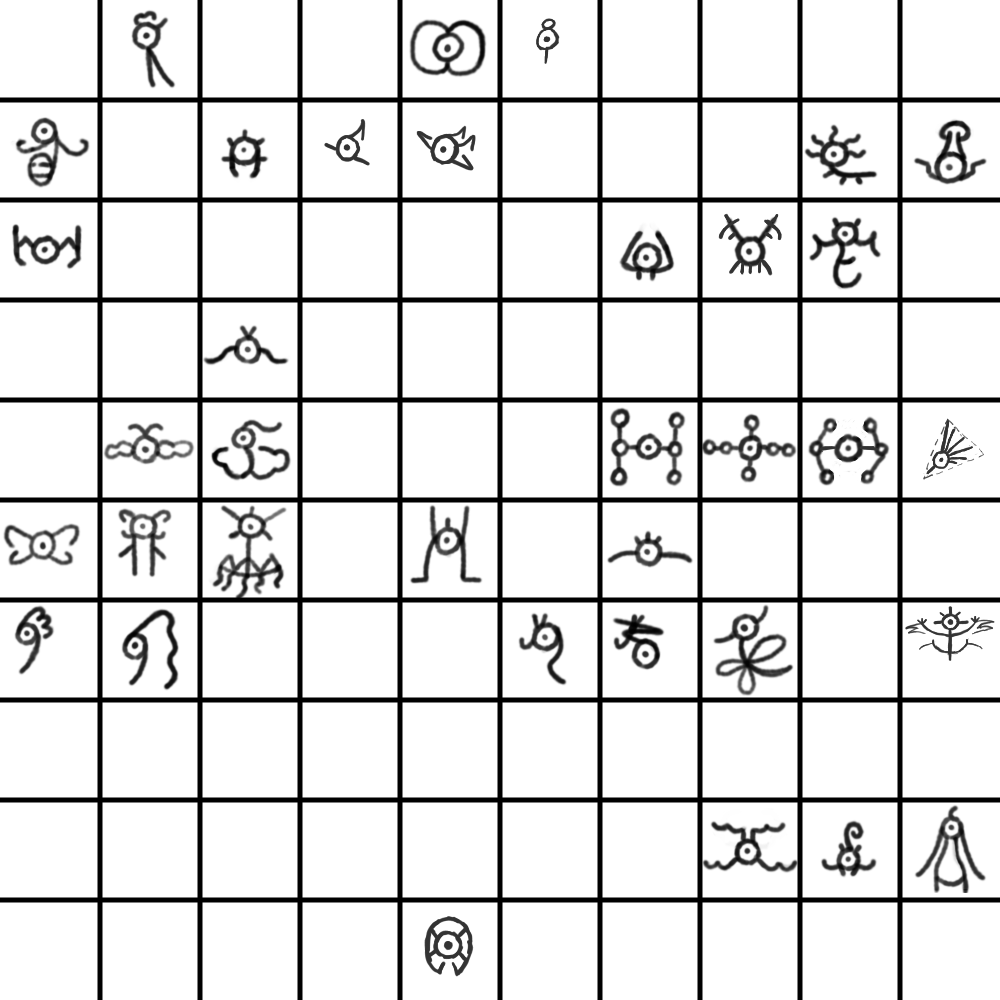
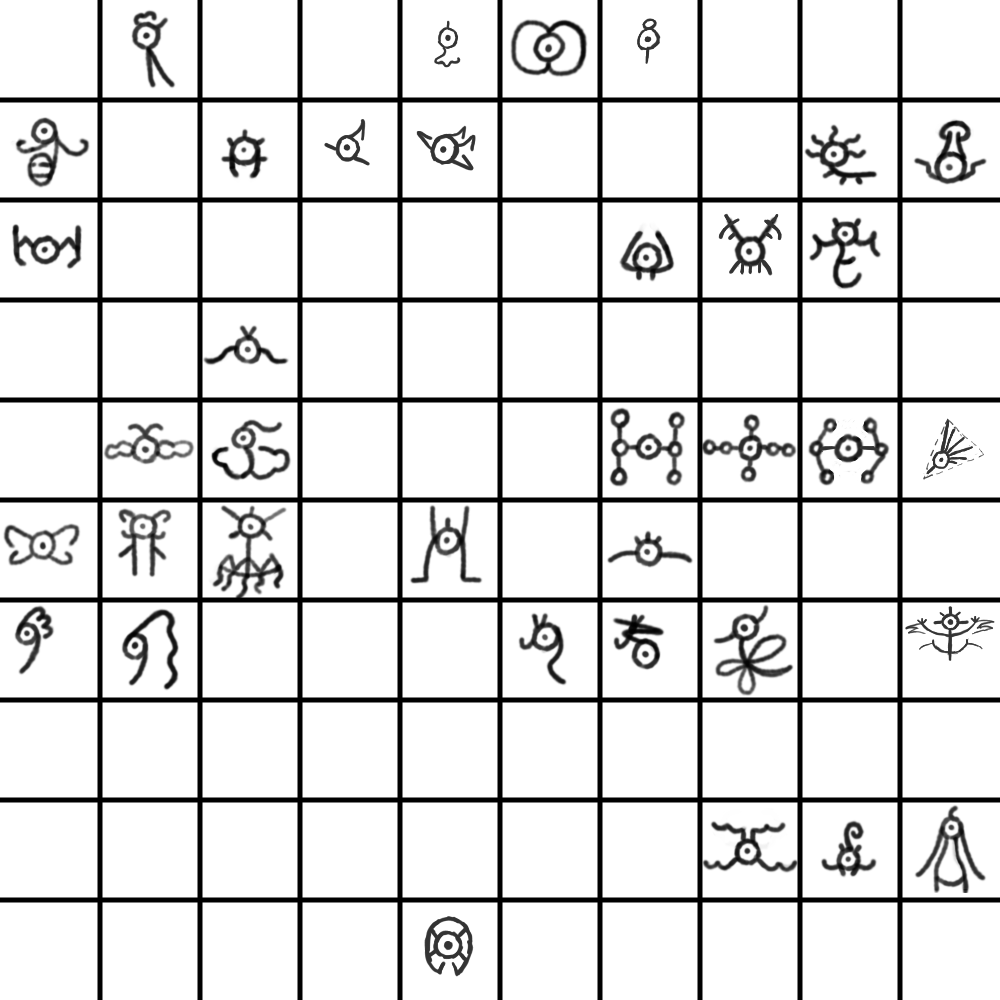
The second 1000px x 1000px image is a revision of the first. Changes to its layers:
painted on "Paint Layer 1" over [left=409, top=18, right=661, bottom=78]
